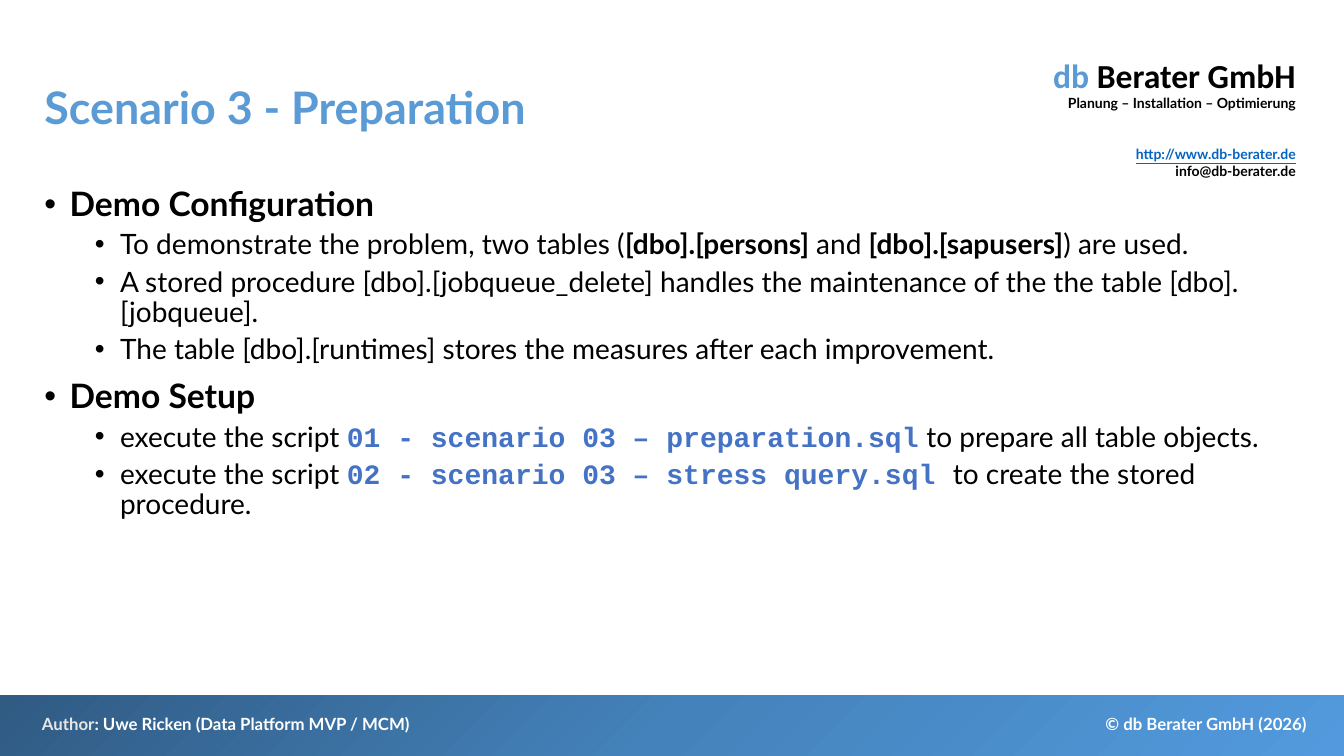
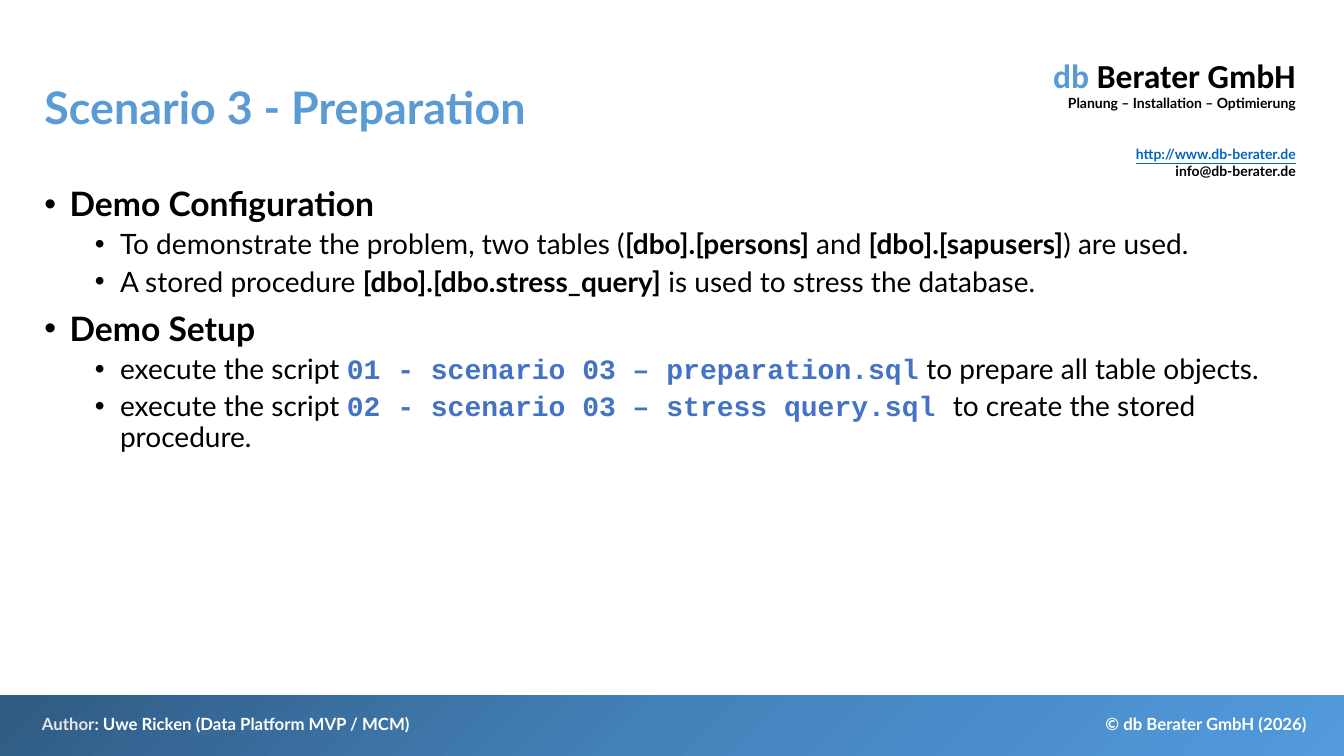
Before and after one commit to db-berater/speedup-your-sql-code, a slide deck: slide 29 of 01 - Documents and Preparation/Accelerate your T-SQL Code.pptx. Drawn at 1344x756 pixels with LibreOffice and Linux fonts; fonts in the diff are those of the drawing. Boxes give left, top, right and bottom in pixels: in the first picture for what was removed or moved away, otherwise in the second. Text is boxed around its words. In the diff, an @@ line names an element or a change of style, - is before the commit and + after.

Commit message:
rework of scenario #2 and scenario #3

```diff
--- a/01 - Documents and Preparation/Accelerate your T-SQL Code.pptx
+++ b/01 - Documents and Preparation/Accelerate your T-SQL Code.pptx
@@ text at (120, 270, 1036, 297): text changed @@
-  • A stored procedure [dbo].[jobqueue_delete] handles the maintenance of the the table [dbo].[jobqueue].
-  • The table [dbo].[runtimes] stores the measures after each improvement.
+  • A stored procedure [dbo].[dbo.stress_query] is used to stress the database.
```
Also in this commit, not shown: 3 other slides changed, 15 other files.
